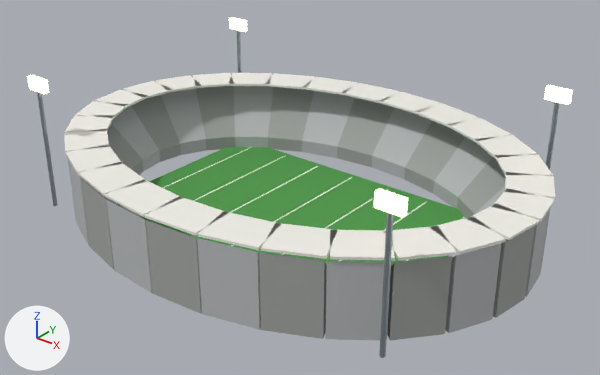
Renders of the glTF model game/models/stadium.glb from each side of a commit.
Rendered twice from a 50 mm camera at (79.9, -98.2, 65.9) aimed at (2.6, -1.7, 6.1). The axes (+X, +Y, +Z) are drawn at lower left. The lights are the same throughout. The older version comes first. Vertices at exactly the same position are counted once.
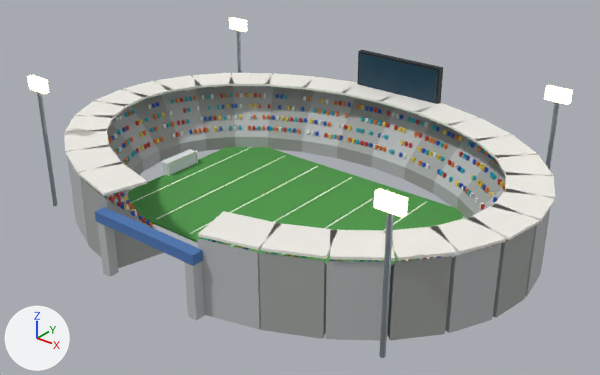
Pixel boxes (x1, y1, x2, y2) of what changed, in the pictures (600 x 375 px; the box of a moved part takes in the faces that stretch with it):
part 1 of me_cube_001, added: after (167, 150, 197, 164)
part 2 of me_cube_001, added: after (97, 222, 119, 277)
part 3 of me_cube_001, added: after (184, 262, 205, 320)
part 4 of me_cube_001, moved or reshaped: before (105, 180, 182, 217); after (443, 173, 446, 178)
part 5 of me_cube_001, moved or reshaped: before (145, 196, 228, 236); after (425, 136, 429, 141)
part 6 of me_cube_001, built on: before (106, 199, 202, 314); after (95, 50, 508, 266)

Edits to the bpy script that builds the scene:
```text
Change me_cube_001:
    remove me_cube_001.from_pydata(...)  # 592 vertices, 896 faces; spans x -43.0..43.0, y -32.6..32.6, z 0.0..23.1
    add me_cube_001.from_pydata(...)  # 6592 vertices, 9904 faces; spans x -43.0..43.0, y -33.4..32.6, z 0.0..23.1
    me_cube_001 part 1: a new loose piece, a box spanning x -27.12..-26.88, y -3.8..3.8, z 2.68..2.92, in mat_whitetrim (white #f1efe8)
    me_cube_001 part 2: a new loose piece, a box spanning x -9.8..-8.2, y -33.3..-31.7, z 0.0..9.0, in mat_stonegrey (grey #b9bcbd)
    me_cube_001 part 3: a new loose piece, a box spanning x 8.2..9.8, y -33.3..-31.7, z 0.0..9.0, in mat_stonegrey (grey #b9bcbd)
    me_cube_001 part 4: the loose piece of 8 vertices spanning x -9.2..0.4, y -32.6..-24.9, z 12.4..12.8 is scaled about its middle by (-0.0463, -0.0608, 1.88), then moved by (21.1, 50.1, -8.6), in mat_crowd0 (red #d33a3a)
    me_cube_001 part 5: the loose piece of 8 vertices spanning x -0.4..9.2, y -32.6..-24.9, z 12.4..12.8 is scaled about its middle by (-0.0471, -0.06, 1.88), then moved by (5.2, 55.6, -5.2), in mat_crowd0 (red #d33a3a)
    me_cube_001 part 6: 16 vertices removed from x -9.1..9.1, y -32.5..-22.8, z 0.0..12.0; 5776 vertices added at x -41.2..41.2, y -33.4..32.1, z 0.0..19.5
    other edits to the shape of me_cube_001 do not show in these pictures
    add me_cube_001.materials.append(mat_crowd0)  # red #d33a3a
    add me_cube_001.materials.append(mat_crowd1)  # blue #2f5fd0
    add me_cube_001.materials.append(mat_crowd2)  # yellow #f2d046
    add me_cube_001.materials.append(mat_crowd3)  # white #eef1f2
    add me_cube_001.materials.append(mat_crowd4)  # cyan #22b5c9
    add me_cube_001.materials.append(mat_crowd5)  # orange #f07f2e
    add me_cube_001.materials.append(mat_awnblue)  # blue #4a74b0
    add me_cube_001.materials.append(mat_darkmetal)  # dark grey #2b3036
    add me_cube_001.materials.append(mat_screen)  # dark blue #0d2a3a
    add me_cube_001.materials.append(mat_net)  # white #dfe6ea
```
